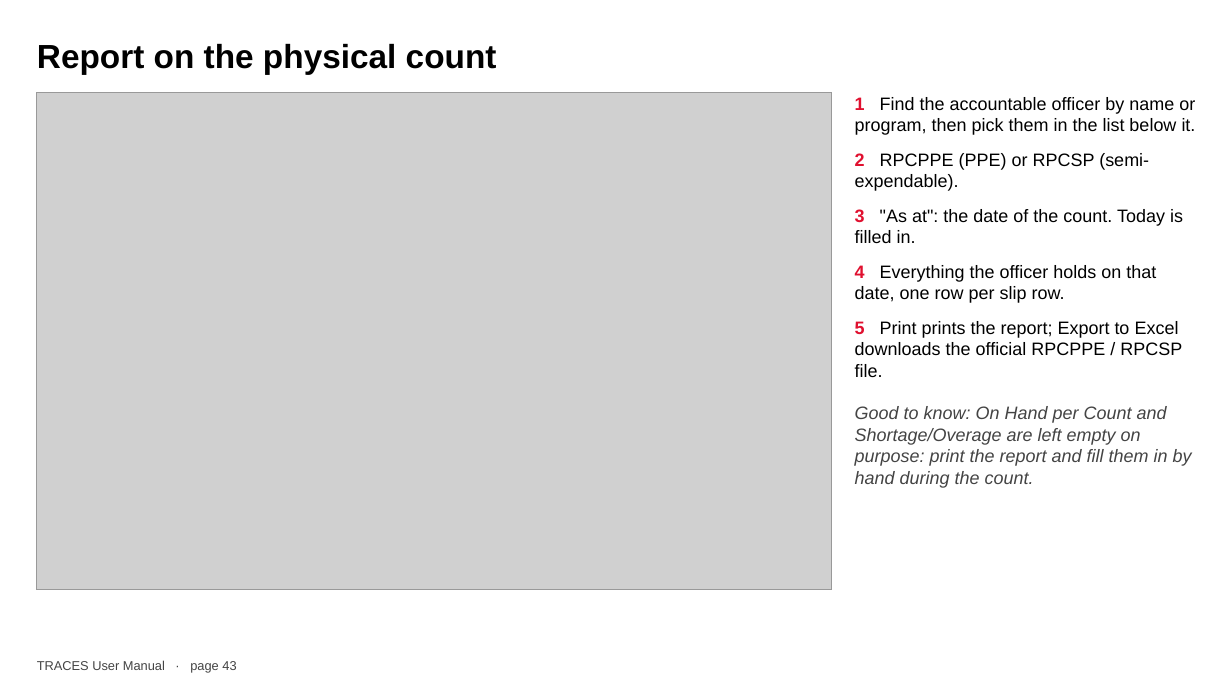
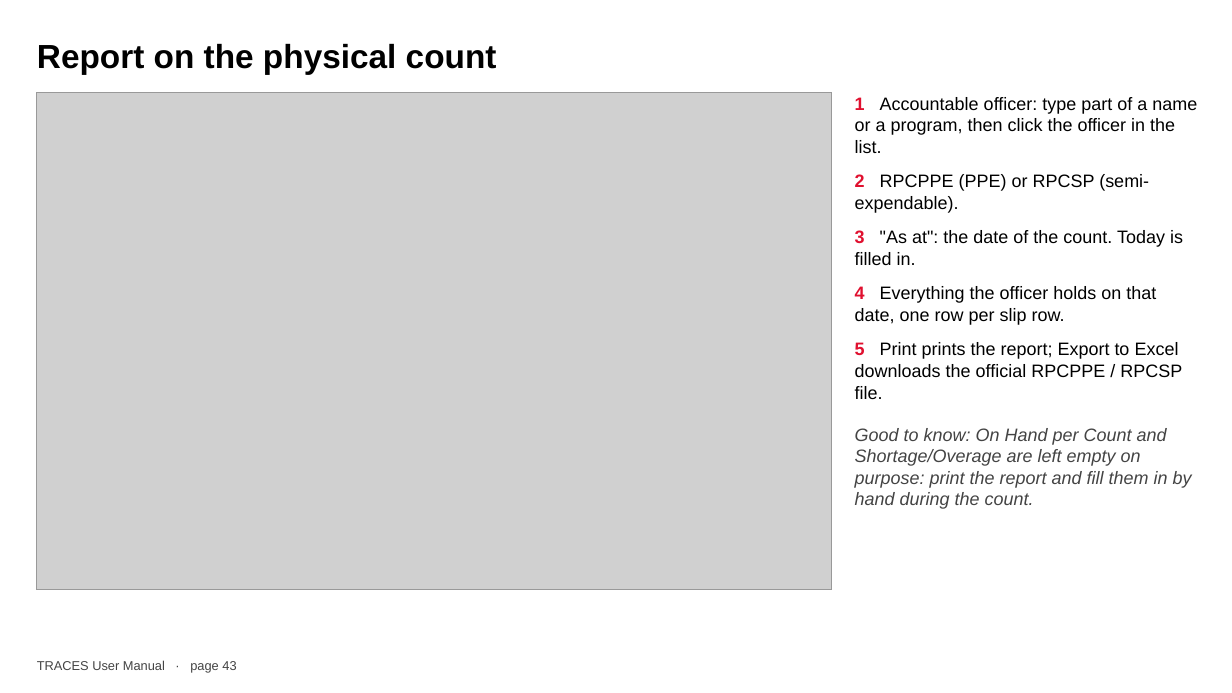
Before and after one commit to joww-seph/traces, a slide deck: slide 43 of docs/TRACES-User-Manual.pptx. Drawn at 1232x693 pixels with LibreOffice and Linux fonts; fonts in the diff are those of the drawing; grey boxes stand for pictures. Boxes give left, top, right and bottom in pixels: in the first picture for what was removed or moved away, otherwise in the second. Text is boxed around its words. In the diff, an @@ line names an element or a change of style, - is before the commit and + after.

```diff
--- a/docs/TRACES-User-Manual.pptx
+++ b/docs/TRACES-User-Manual.pptx
@@ text at <box>855,97,1197,153</box>: text changed @@
-1 Find the accountable officer by name or program, then pick them in the list below it.
+1 Accountable officer: type part of a name or a program, then click the officer in the list.
```
Also in this commit, not shown: 2 other slides changed.
